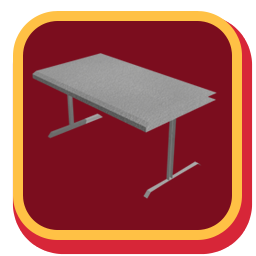
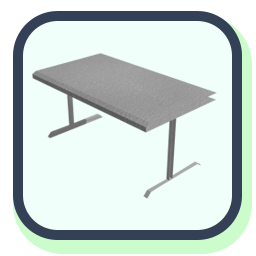
The second 256×256 image is a revision of the first. Changes to its layers:
painted on "Rounded Rectangle 2" over [13, 11, 242, 240]
